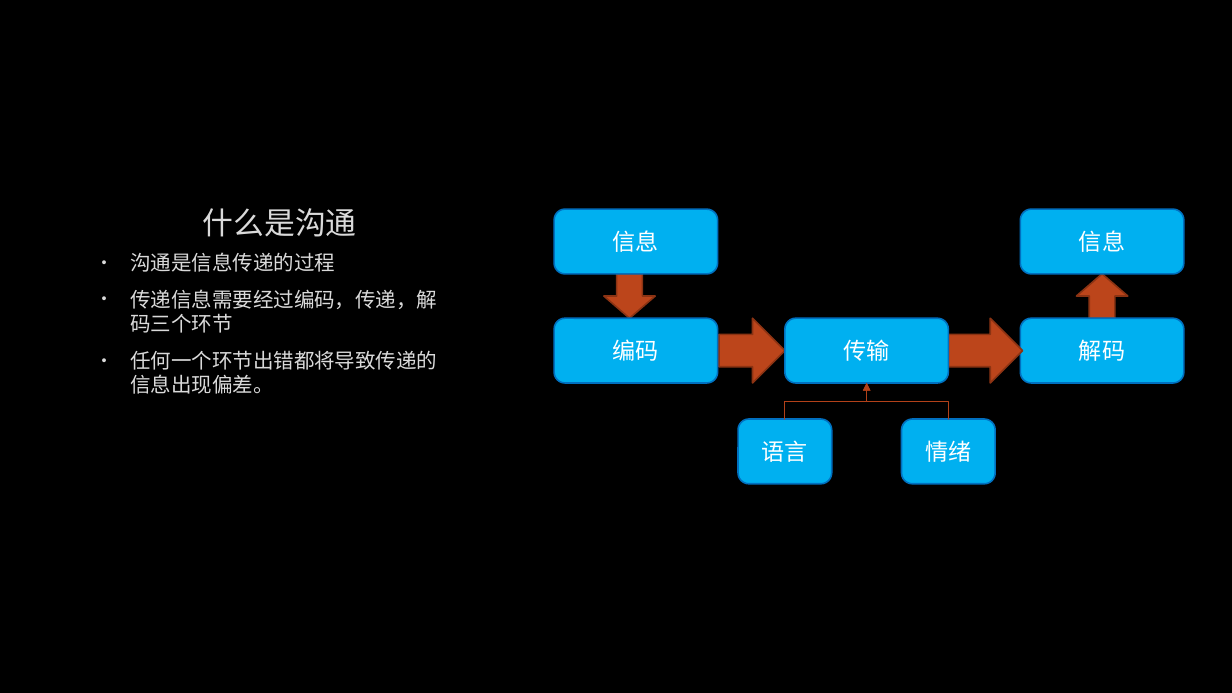
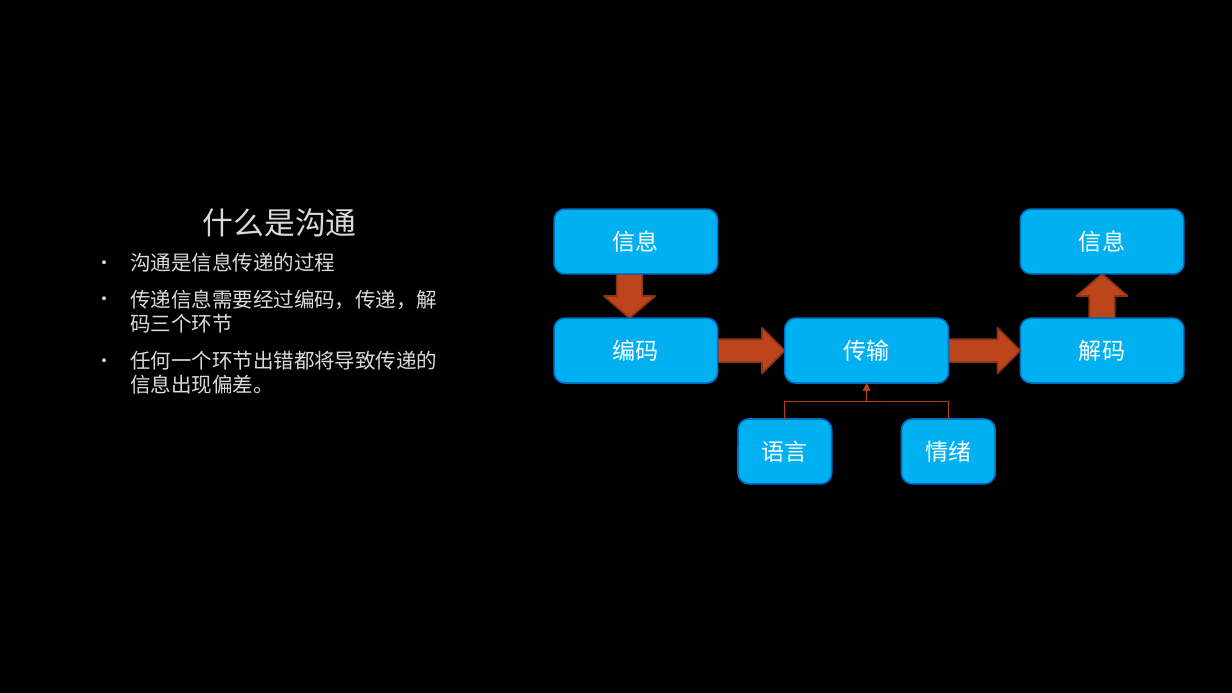
Before and after one commit to albertclass/Lessons, a slide deck: slide 6 of communication/策划与程序沟通技巧.pptx. Drawn at 1232x693 pixels with LibreOffice and Linux fonts; fonts in the diff are those of the drawing; background and template pictures are left out. Boxes give left, top, right and bottom in pixels: in the first picture for what was removed or moved away, otherwise in the second. Text is boxed around its words. In the diff, an @@ line names an element or a change of style, - is before the commit and + after.

```diff
--- a/communication/策划与程序沟通技巧.pptx
+++ b/communication/策划与程序沟通技巧.pptx
@@ right arrow: place and size @@
-right arrow at (719, 318, 785, 383)
+right arrow at (718, 328, 786, 374)
@@ right arrow: place and size @@
-right arrow at (948, 318, 1022, 383)
+right arrow at (948, 328, 1020, 374)
```
Also in this commit, not shown: 1 other slide changed, 1 other file.
